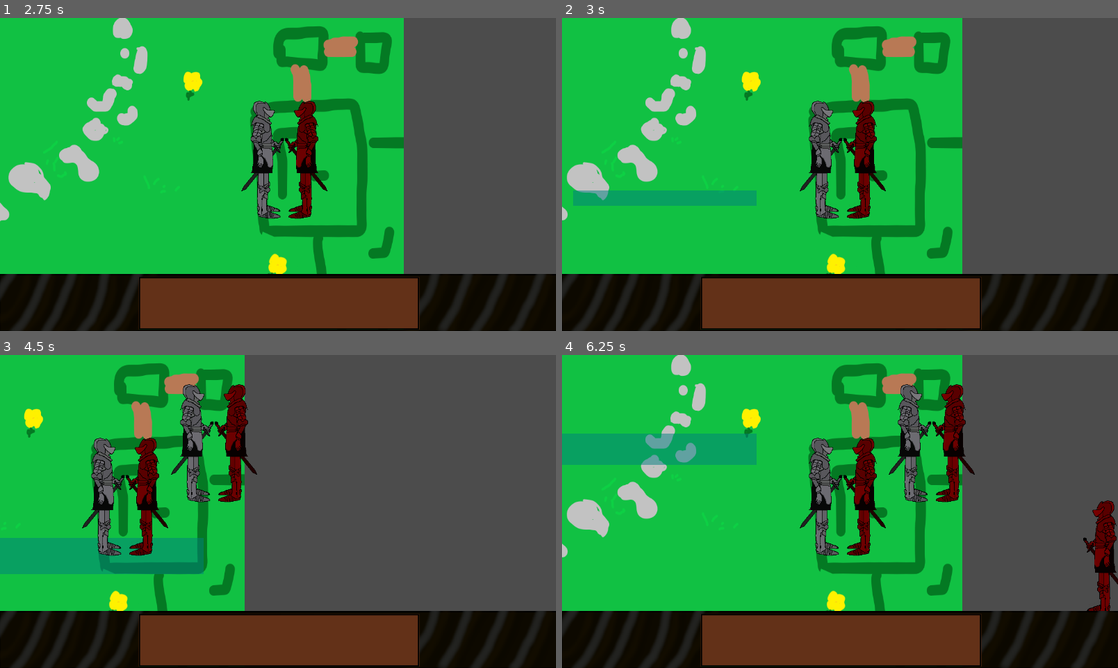
Above: before the commit, frames 1-4 (two rows, left to right).
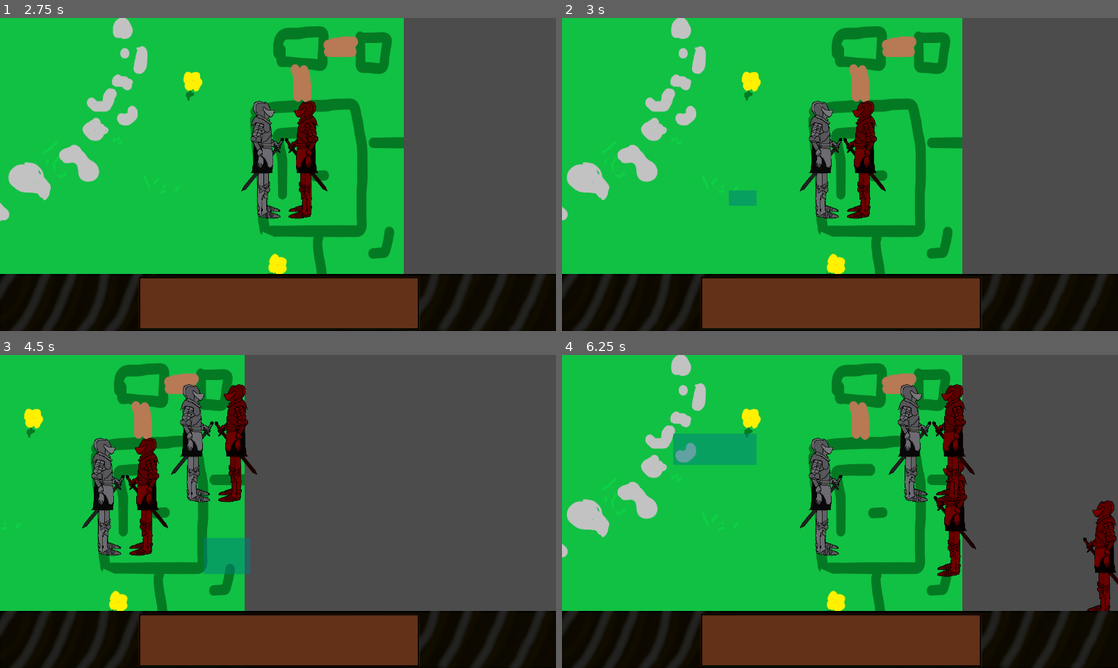
Above: after the commit, the same moments.

Repository: An0n3m0us/RSS-Godot
Game: Godot game, scene res://src/game/IntroScreen.tscn
Same seed, same stepped clock (60 frames per second), same inputs: the game is played once before the commit and once after it.
Inputs (mouse positions are in pixels of both pictures, inside the frame that each line leads up to):
- Up to frame 1 (2.75 s): click (88, 115) at 0.5 s; click (88, 115) at 1.25 s; tap Enter at 2 s; move the mouse to (400, 158) at 2.02 s; hold Right from 2.03 s (still down); tap 1 at 2.1 s; click (400, 158) at 2.17 s; tap 2 at 2.3 s
- Up to frame 2 (3 s): release Right at 2.75 s; drag from (728, 190) to (812, 237) at 2.77 s
- Up to frame 3 (4.5 s): move the mouse to (333, 442) at 3.52 s; hold Right 3.53-4.25 s; tap 1 at 3.6 s; click (333, 442) at 3.67 s; tap 2 at 3.8 s; drag from (250, 574) to (111, 464) at 4.27 s
- Up to frame 4 (6.25 s): move the mouse to (1006, 558) at 5.02 s; hold Left 5.03-5.75 s; tap 1 at 5.1 s; click (1006, 558) at 5.17 s; tap 2 at 5.3 s; drag from (673, 464) to (756, 433) at 5.77 s

Frame 1 is identical in both runs. In frame 2, 1.4% of the frame differs, in the area x 2-30%, y 55-60%; in frame 3, 4.9%, in the area x 0-45%, y 58-70%; in frame 4, 4.2%.

Commit message:
Fix selection; add movement; fix mouse drag positions

Diff:
--- /dev/null
+++ b/src/actors/Esquire.gd
@@ -0,0 +1,18 @@
+extends KinematicBody2D
+
+export (int) var speed = 200
+
+var target = Vector2()
+var velocity = Vector2()
+var selected = false
+
+func _input(event):
+	if selected == true:
+		if event is InputEventMouseButton and event.button_index == BUTTON_LEFT:
+			if event.pressed:
+				target = get_global_mouse_position()
+
+func _physics_process(delta):
+	velocity = position.direction_to(target) * speed
+	if position.distance_to(target) > 5:
+		velocity = move_and_slide(velocity)
--- a/src/actors/Esquire.tscn
+++ b/src/actors/Esquire.tscn
@@ -6,11 +6,13 @@
 [ext_resource path="res://assets/images/characters/normalesquirehead.png" type="Texture" id=4]
 [ext_resource path="res://assets/images/characters/normalesquireleftarm.png" type="Texture" id=5]
 [ext_resource path="res://assets/images/characters/normalesquireleftleg.png" type="Texture" id=6]
+[ext_resource path="res://src/actors/Esquire.gd" type="Script" id=7]
 
 [sub_resource type="RectangleShape2D" id=1]
-extents = Vector2( 17.3681, 132.368 )
+extents = Vector2( 10.4218, 17.87 )
 
 [node name="Esquire" type="KinematicBody2D"]
+script = ExtResource( 7 )
 
 [node name="AnimationPlayer" type="AnimationPlayer" parent="."]
 
@@ -53,7 +55,7 @@
 margin_top = -133.973
 margin_right = 31.0505
 margin_bottom = 140.027
-color = Color( 0, 0.603922, 0.764706, 0.603922 )
+color = Color( 0, 0.603922, 0.764706, 0.235294 )
 __meta__ = {
 "_edit_use_anchors_": false
 }
--- a/src/scripts/GameScene.gd
+++ b/src/scripts/GameScene.gd
@@ -6,9 +6,6 @@
 var selected = []  # Array of selected units.
 var drag_start = Vector2.ZERO  # Location where drag began.
 var select_rect = RectangleShape2D.new()  # Collision shape for drag box.
-
-var mouseFrom = 0
-var mouseTo = 0
 
 func _ready():
 	pass
@@ -22,6 +19,7 @@
 			rng.randomize()
 			player.name = "Esquire"+str(rng.randf_range(-10.0, 10.0))
 			player.position = get_global_mouse_position()
+			player.target = player.position
 			add_child(player)
 		if event.pressed and event.scancode == KEY_2:
 			var scene = load("res://src/actors/Esquire-enemy.tscn")
@@ -30,6 +28,7 @@
 			rng.randomize()
 			player.name = "Esquire-enemy"+str(rng.randf_range(-10.0, 10.0))
 			player.position = get_global_mouse_position()
+			player.target = player.position
 			player.scale = Vector2(-1, 1)
 			add_child(player)
 
@@ -37,23 +36,25 @@
 		if event.pressed:
 			if selected.size() == 0:
 				dragging = true
-				drag_start = event.position
+				drag_start = get_global_mouse_position()
 			else:
 				for item in selected:
-					item.collider.position = event.position
+					item.collider.target = get_global_mouse_position()
+					item.collider.selected = false
 					item.collider.get_node("Pivot").get_node("Selection").visible = false
 				selected = []
 		elif dragging:
 			dragging = false
 			update()
-			var drag_end = event.position
-			select_rect.extents = (drag_end - drag_start) / 2
+			var drag_end = get_global_mouse_position()
+			select_rect.extents = (drag_end - (drag_start)) / 2
 			var space = get_world_2d().direct_space_state
 			var query = Physics2DShapeQueryParameters.new()
 			query.set_shape(select_rect)
 			query.transform = Transform2D(0, (drag_end + drag_start) / 2)
 			selected = space.intersect_shape(query)
 			for item in selected:
+				item.collider.selected = true
 				item.collider.get_node("Pivot").get_node("Selection").visible = true
 	if event is InputEventMouseMotion and dragging:
 		update()
Not shown: 1 places in src/actors/Esquire.tscn that only renumber resources
